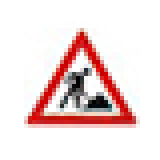
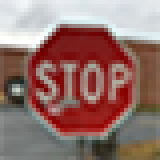
The second 160×160 image is a revision of the first. Changes to its layers:
hid "my_traffic_signs_0025" over [24, 20, 140, 136]
added layer "my_stop_sign2_0014" above "dead_end_32x32" over [0, 0, 160, 160]
